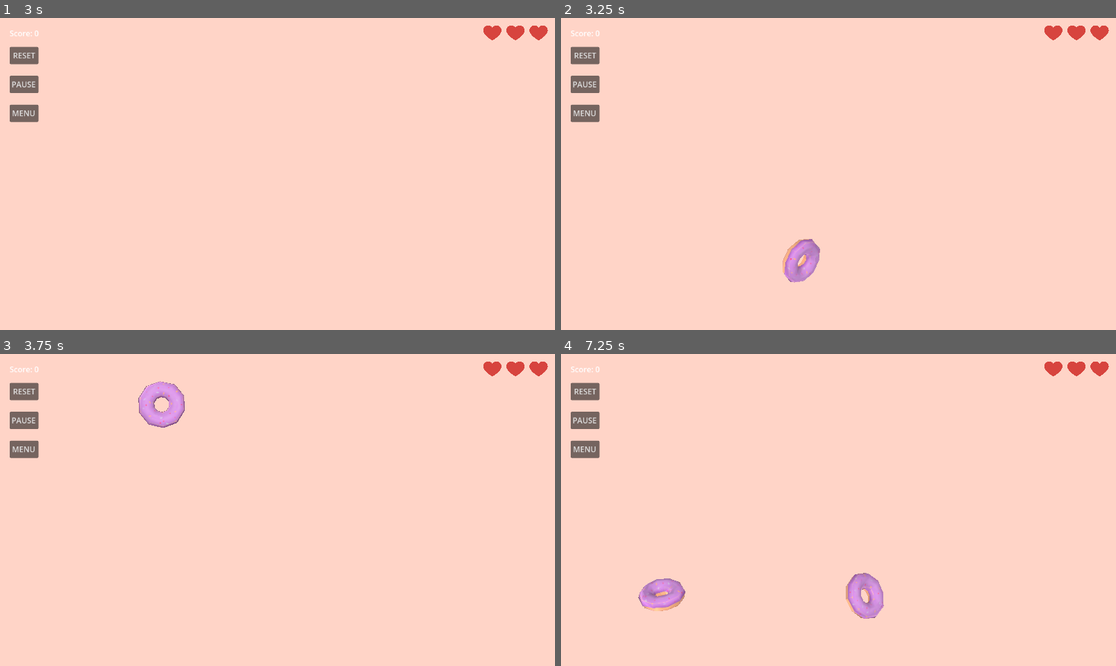
Above: before the commit, frames 1-4 (two rows, left to right).
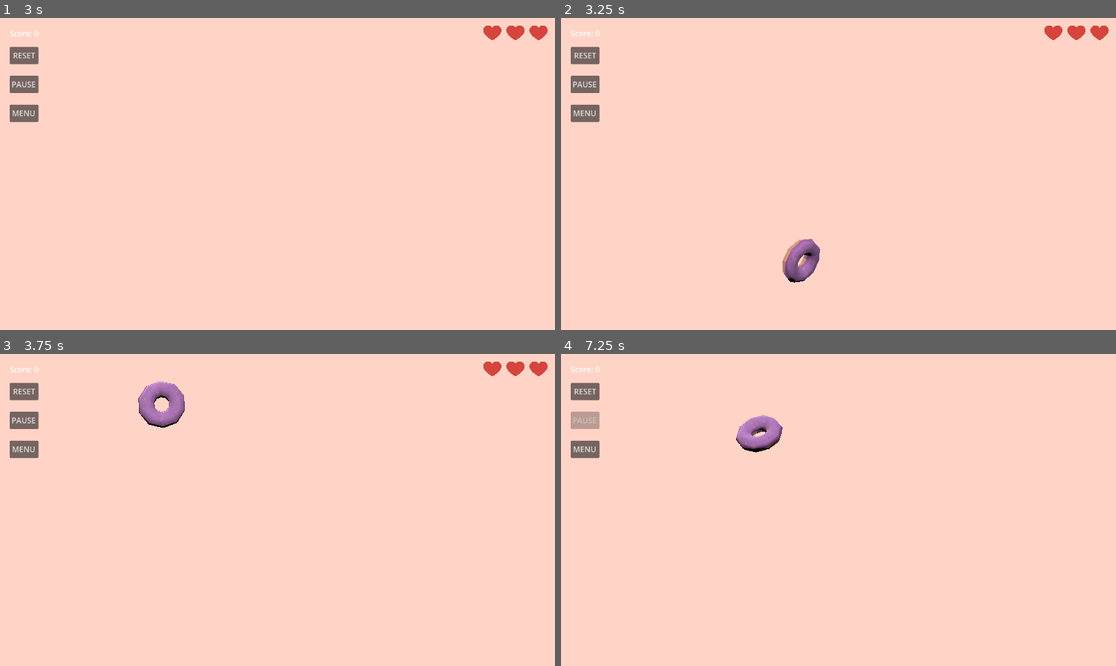
Above: after the commit, the same moments.

Repository: gugdun/donuts
Game: Godot game, scene res://scenes/game.tscn
Same seed, same stepped clock (60 frames per second), same inputs: the game is played once before the commit and once after it.
Inputs (mouse positions are in pixels of both pictures, inside the frame that each line leads up to):
- Up to frame 1 (3 s): click "RESET" at 0.5 s; click "MENU" at 1.25 s; click "PAUSE" at 2 s; click "Start" at 2.75 s
- Up to frame 2 (3.25 s): no input
- Up to frame 3 (3.75 s): move the mouse to (399, 494) at 3.52 s; click (399, 494) at 3.67 s
- Up to frame 4 (7.25 s): move the mouse to (727, 525) at 4.27 s; click (727, 525) at 4.42 s; move the mouse to (894, 441) at 5.02 s; click (894, 441) at 5.17 s; move the mouse to (810, 572) at 5.77 s; click (810, 572) at 5.92 s; move the mouse to (1005, 556) at 6.52 s; click (1005, 556) at 6.67 s

Frame 1 is identical in both runs. In frame 2, 0.6% of the frame differs, in the area x 39-47%, y 71-85%; in frame 3, 0.8%; in frame 4, 2.7%, in the area x 1-99%, y 2-85%.

Commit message:
fix: Collision layers, small refactoring

Diff:
--- a/colliders/donut_collider.tres
+++ b/colliders/donut_collider.tres
@@ -1,5 +1,5 @@
 [gd_resource type="CylinderShape3D" format=3 uid="uid://cid4s6r28pxv5"]
 
 [resource]
-height = 0.05
-radius = 0.075
+height = 0.07
+radius = 0.09
--- a/scenes/destroyer.tscn
+++ b/scenes/destroyer.tscn
@@ -16,4 +16,4 @@
 [node name="collider" type="CollisionShape3D" parent="area"]
 shape = SubResource("BoxShape3D_wraja")
 
-[connection signal="body_entered" from="area" to="." method="body_entered"]
+[connection signal="area_entered" from="area" to="." method="area_entered"]
--- a/scenes/donut.tscn
+++ b/scenes/donut.tscn
@@ -5,7 +5,7 @@
 [ext_resource type="Shape3D" uid="uid://cid4s6r28pxv5" path="res://colliders/donut_collider.tres" id="3_1jhbg"]
 [ext_resource type="ArrayMesh" uid="uid://cy3clg6o10037" path="res://meshes/default_donut.tres" id="3_bvts5"]
 
-[node name="rigidbody" type="RigidBody3D" node_paths=PackedStringArray("cut_mesh")]
+[node name="rigidbody" type="RigidBody3D" node_paths=PackedStringArray("cut_mesh", "shape")]
 process_thread_group = 2
 process_thread_group_order = 0
 process_thread_messages = 0
@@ -13,6 +13,7 @@
 max_contacts_reported = 5
 script = ExtResource("1_3rdtm")
 cut_mesh = NodePath("combiner/box")
+shape = NodePath("area/shape")
 
 [node name="shape" type="CollisionShape3D" parent="."]
 transform = Transform3D(1, 0, 0, 0, -4.37114e-08, -1, 0, 1, -4.37114e-08, 0, 0, 0)
@@ -31,15 +32,9 @@
 material = ExtResource("2_ake7c")
 
 [node name="area" type="Area3D" parent="."]
-collision_layer = 2
-collision_mask = 2
 
 [node name="shape" type="CollisionShape3D" parent="area"]
 transform = Transform3D(1, 0, 0, 0, -4.37114e-08, -1, 0, 1, -4.37114e-08, 0, 0, 0)
 shape = ExtResource("3_1jhbg")
 
-[node name="VisibleOnScreenNotifier3D" type="VisibleOnScreenNotifier3D" parent="."]
-transform = Transform3D(0.109505, 0, 0, 0, 0.102525, 0, 0, 0, 0.0430074, 0, 0, 0)
-
 [connection signal="body_entered" from="area" to="." method="body_entered"]
-[connection signal="screen_exited" from="VisibleOnScreenNotifier3D" to="." method="_on_visible_on_screen_notifier_3d_screen_exited"]
--- a/scenes/game.tscn
+++ b/scenes/game.tscn
@@ -64,6 +64,7 @@
 [node name="hp_container" parent="game_menu" instance=ExtResource("6_n65nv")]
 unique_name_in_owner = true
 layout_mode = 1
+anchors_preset = 0
 anchor_left = 0.0
 anchor_top = 0.0
 anchor_right = 0.0
@@ -129,20 +130,6 @@
 light_bake_mode = 0
 sky_mode = 1
 
-[node name="sun3" type="DirectionalLight3D" parent="environment"]
-transform = Transform3D(0.866025, 0.25, -0.433013, -0.433013, 0.808012, -0.399519, 0.25, 0.533494, 0.808012, 0, 2, 2)
-light_color = Color(1, 0.804235, 0.763382, 1)
-light_energy = 0.5
-light_bake_mode = 0
-sky_mode = 1
-
-[node name="sun4" type="DirectionalLight3D" parent="environment"]
-transform = Transform3D(0.649519, 0.587019, 0.483253, -0.433013, 0.808013, -0.399519, -0.625, 0.0502402, 0.779006, 0, 2, 2)
-light_color = Color(1, 0.804235, 0.763382, 1)
-light_energy = 0.5
-light_bake_mode = 0
-sky_mode = 1
-
 [node name="camera" type="Camera3D" parent="environment"]
 transform = Transform3D(1, 0, 0, 0, 1, 0, 0, 0, 1, 0, 0, 1)
 projection = 1
@@ -158,15 +145,18 @@
 [node name="destroyer" parent="scene" instance=ExtResource("4_pxjyh")]
 transform = Transform3D(1, 0, 0, 0, 1, 0, 0, 0, 1, 0, -1.25, 0)
 
-[node name="rigidbody" parent="." instance=ExtResource("6_i0elt")]
+[node name="rigidbody" parent="scene" instance=ExtResource("6_i0elt")]
 transform = Transform3D(1, 0, 0, 0, 1, 0, 0, 0, 1, 1, -1, 0)
 
 [connection signal="pressed" from="game_menu/reset_button" to="." method="_start_game"]
 [connection signal="pressed" from="game_menu/reset_button" to="game_menu/score_label" method="reset"]
 [connection signal="pressed" from="game_menu/reset_button" to="game_menu/hp_container" method="setup_health_points"]
+[connection signal="pressed" from="game_menu/reset_button" to="game_menu/pause_button" method="set_disabled" binds= [false]]
 [connection signal="pressed" from="game_menu/menu_button" to="." method="_open_menu"]
 [connection signal="pressed" from="game_menu/pause_button" to="." method="_pause_game"]
 [connection signal="you_died" from="game_menu/hp_container" to="." method="_pause_game"]
+[connection signal="you_died" from="game_menu/hp_container" to="game_menu/pause_button" method="set_disabled" binds= [true]]
 [connection signal="pressed" from="main_menu/start_button" to="." method="_start_game"]
 [connection signal="pressed" from="main_menu/start_button" to="game_menu/hp_container" method="setup_health_points"]
+[connection signal="pressed" from="main_menu/start_button" to="game_menu/pause_button" method="set_disabled" binds= [false]]
 [connection signal="donut_destroyed" from="scene/destroyer" to="game_menu/hp_container" method="decrease_health"]
--- a/scenes/trail.tscn
+++ b/scenes/trail.tscn
@@ -11,8 +11,6 @@
 [sub_resource type="BoxMesh" id="BoxMesh_0l6mc"]
 
 [node name="staticbody" type="StaticBody3D" node_paths=PackedStringArray("mesh_instance", "cut", "cut1", "cut2", "collider")]
-collision_layer = 2
-collision_mask = 2
 script = ExtResource("1_6m7tu")
 head_length = 0.025
 head_width = 0.015
--- a/scripts/destroyer.gd
+++ b/scripts/destroyer.gd
@@ -4,6 +4,6 @@
 
 signal donut_destroyed
 
-func body_entered(body: Node3D):
-    if body is Donut:
+func area_entered(area: Area3D):
+    if area.get_parent() is Donut:
         donut_destroyed.emit()
--- a/scripts/donut.gd
+++ b/scripts/donut.gd
@@ -3,6 +3,7 @@
 extends RigidBody3D
 
 @export var cut_mesh: CSGBox3D
+@export var shape: CollisionShape3D
 
 const slice_force: float = 50
 
@@ -10,6 +11,7 @@
 
 func set_sliceable(val: bool) -> void:
 	_sliceable = val
+	shape.disabled = !val
 
 func body_entered(body: Node) -> void:
 	if body is Destroyer:
@@ -24,7 +26,7 @@
 	cut_mesh.global_position = trail.cut1.global_position
 	cut_mesh.global_rotation = trail.cut1.global_rotation
 	cut_mesh.visible = true
-	set_sliceable(false)
+	call_deferred("set_sliceable", false)
 
 	# Spawn second half
 	var new_donut: Donut = duplicate()
@@ -33,7 +35,7 @@
 	new_donut.cut_mesh.global_position = trail.cut2.global_position
 	new_donut.cut_mesh.global_rotation = trail.cut2.global_rotation
 	new_donut.cut_mesh.visible = true
-	new_donut.set_sliceable(false)
+	new_donut.call_deferred("set_sliceable", false)
 
 	# Apply force to separate halfs
 	apply_force(trail.get_dir() * slice_force)
--- a/scripts/game_state.gd
+++ b/scripts/game_state.gd
@@ -2,9 +2,7 @@
 
 enum State {IDLE, PLAYING, PAUSED, GAME_OVER}
 
-
 var current_state = State.IDLE
-
 
 signal state_changed(old_state, new_state)
 
@@ -12,9 +10,8 @@
 	if new_state != current_state:
 		var old_state = current_state
 		current_state = new_state
-		emit_signal("state_changed", old_state, new_state)
+		state_changed.emit(old_state, new_state)
 		print("State changed from ", old_state, " to ", new_state)
-
 
 func is_state(state):
 	return current_state == state
Not shown: 1 places in scenes/game.tscn that only renumber resources
